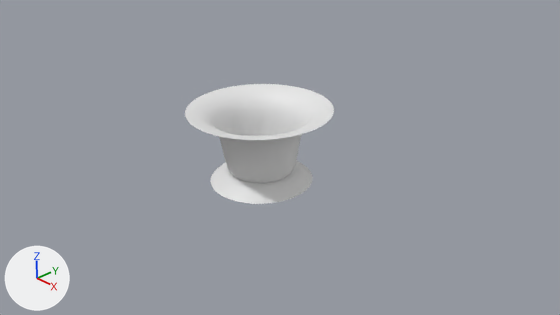
A saved change to the Blender file lamp/lamp.blend.
Both versions are drawn from the file's camera 'Camera'. Arrows for +X, +Y and +Z are at lower left; the lights stay in place. The same objects are shown in both versions, whatever each file hides.

Objects in the first picture: 'Path'.
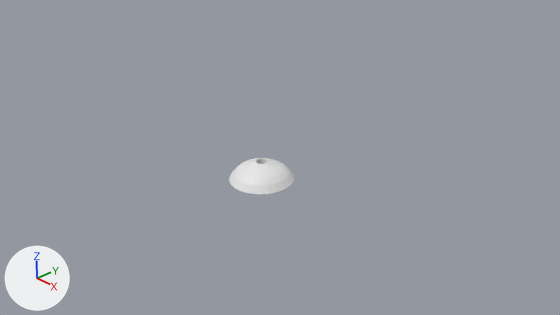
Where the change shows, as pixel boxes [x1, y1, x2, y2] in the pictures (560 x 315 px):
'Path', reshaped (56% narrower, 69% shorter)
    before: [185, 84, 334, 204]
    after: [229, 158, 294, 194]

The change, as a list of edits to the scene's bpy script:
```text
Change cu_beziercurve:
    remove _sp.bezier_points.foreach_set('co', [0.0637, 0.00584, 0.0, 1.099, -0.05, 0.0, 2.289, 1.364, -0.285])
    remove _sp.bezier_points.foreach_set('handle_left', [-0.436, -0.494, 0.0, 0.517, -0.0512, 0.0, 1.289, 1.364, -0.285])
    remove _sp.bezier_points.foreach_set('handle_right', [0.564, 0.506, 0.0, 2.081, -0.0479, 0.0, 3.289, 1.364, -0.285])
    remove for _p, _l, _r in zip(_sp.bezier_points, ['ALIGNED', 'ALIGNED', 'ALIGNED'], ['ALIGNED', 'ALIGNED', 'ALIGNED']): _p.handle_left_type = _l; _p.handle_right_type = _r
    _sp: cu_beziercurve.splines.new('BEZIER'); _sp.bezier_points.add(2) -> cu_beziercurve.splines.new('BEZIER'); _sp.bezier_points.add(5)
    add _sp.bezier_points.foreach_set('co', [2.0, 0.0, 0.0, -0.409, 0.0, 0.0, 1.426, 0.323, 0.0, 1.6, 0.341, 0.0, 1.6, 0.0435, 0.0, 2.0, 0.0435, 0.0])
    add _sp.bezier_points.foreach_set('handle_left', [2.5, 0.0, 0.0, 0.394, 0.0, 0.0, 0.814, 0.236, 0.0, 1.542, 0.335, 0.0, 1.6, 0.143, 0.0, 1.867, 0.0435, 0.0])
    add _sp.bezier_points.foreach_set('handle_right', [1.197, 0.0, 0.0, 0.203, 0.271, 0.0, 1.484, 0.329, 0.0, 1.6, 0.242, 0.0, 1.733, 0.0435, 0.0, 2.133, 0.0435, 0.0])
    add for _p, _l, _r in zip(_sp.bezier_points, ['FREE', 'VECTOR', 'FREE', 'VECTOR', 'VECTOR', 'VECTOR'], ['VECTOR', 'FREE', 'VECTOR', 'VECTOR', 'VECTOR', 'VECTOR']): _p.handle_left_type = _l; _p.handle_right_type = _r
    where _sp = cu_beziercurve.splines.new('BEZIER'); _sp.bezier_points.add(2)
    add _sp.resolution_u = 5
    add cu_beziercurve.resolution_u = 5
Change cu_beziercircle:
    where _sp = cu_beziercircle.splines.new('BEZIER'); _sp.bezier_points.add(3)
    remove _sp.bezier_points.foreach_set('co', [-1.0, 0.0, 0.0, 0.0, 1.0, 0.0, 1.0, 0.0, 0.0, 0.0, -1.0, 0.0])
    remove _sp.bezier_points.foreach_set('handle_left', [-1.0, -0.552, 0.0, -0.552, 1.0, 0.0, 1.0, 0.552, 0.0, 0.552, -1.0, 0.0])
    remove _sp.bezier_points.foreach_set('handle_right', [-1.0, 0.552, 0.0, 0.552, 1.0, 0.0, 1.0, -0.552, 0.0, -0.552, -1.0, 0.0])
    add _sp.bezier_points.foreach_set('co', [-0.5, 0.0, 0.0, 0.0, 0.5, 0.0, 0.5, 0.0, 0.0, 0.0, -0.5, 0.0])
    add _sp.bezier_points.foreach_set('handle_left', [-0.5, -0.276, 0.0, -0.276, 0.5, 0.0, 0.5, 0.276, 0.0, 0.276, -0.5, 0.0])
    add _sp.bezier_points.foreach_set('handle_right', [-0.5, 0.276, 0.0, 0.276, 0.5, 0.0, 0.5, -0.276, 0.0, -0.276, -0.5, 0.0])
    where _sp = cu_beziercircle.splines.new('BEZIER'); _sp.bezier_points.add(3)
    add _sp.resolution_u = 6
    where _sp = cu_beziercircle.splines.new('BEZIER'); _sp.bezier_points.add(3)
    add _sp.use_smooth = False
    add cu_beziercircle.resolution_u = 6
    cu_beziercircle.bevel_object: ob_outline -> ob_base_outline_curve
Remove ob_outline:
    ob_outline = bpy.data.objects.new('Outline', cu_beziercurve)
    ob_outline.location = (-3.993, 0.0, 0.0)
    ob_outline.rotation_euler = (1.571, 0.0, 0.0)  # degrees (90, 0, 0)
    ob_outline.hide_set(True)
Add ob_base_outline_curve:
    ob_base_outline_curve = bpy.data.objects.new('Base Outline Curve', cu_beziercurve)
    ob_base_outline_curve.parent = ob_path
    ob_base_outline_curve.matrix_parent_inverse = Matrix(((1.0, 0.0, 0.0, 0.0), (0.0, 1.0, 0.0, 0.5), (0.0, 0.0, 1.0, 0.0), (0.0, 0.0, 0.0, 1.0)))
    ob_base_outline_curve.location = (-2.0, 0.0, 0.0)
    ob_base_outline_curve.rotation_euler = (1.571, 0.0, 0.0)  # degrees (90, 0, 0)
    ob_base_outline_curve.scale = (0.25, 1.0, 1.0)
    ob_base_outline_curve.hide_set(True)
```
